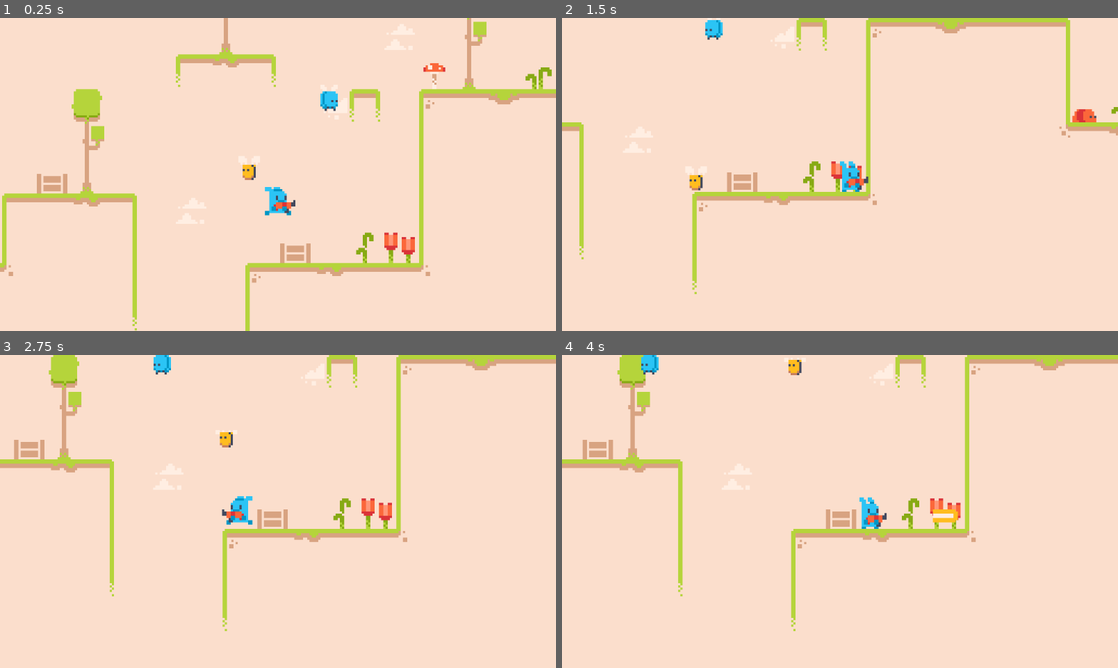
Above: before the commit, frames 1-4 (two rows, left to right).
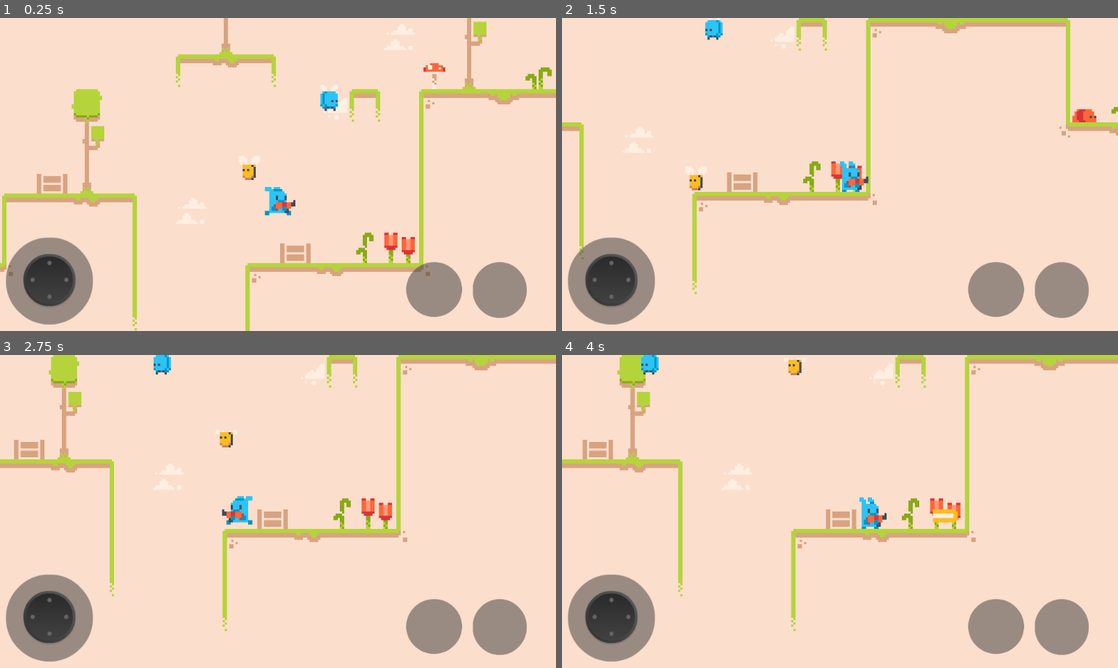
Above: after the commit, the same moments.

Repository: al-bezd/rabbit
Game: Godot game, scene res://Scenes/game.tscn
Two runs of this game, one before a commit and one after it. Both use one fixed random seed, a clock stepped at 60 frames per second and the inputs below.
Inputs (mouse positions are in pixels of both pictures, inside the frame that each line leads up to):
- Up to frame 1 (0.25 s): no input
- Up to frame 2 (1.5 s): tap Enter (ui_accept) at 0.5, 0.77 s; move the mouse to (962, 158) at 0.52 s; hold Right (ui_right) 0.53-1.25 s; click (962, 158) at 0.67 s; drag from (728, 190) to (1006, 180) at 1.27 s
- Up to frame 3 (2.75 s): move the mouse to (333, 442) at 2.02 s; hold Left (ui_left) from 2.03 s (still down); click (333, 442) at 2.17 s
- Up to frame 4 (4 s): release Left (ui_left) at 2.75 s; drag from (812, 574) to (673, 464) at 2.77 s; move the mouse to (1006, 558) at 3.52 s; hold Right (ui_right) from 3.53 s (still down); click (1006, 558) at 3.67 s; tap Enter (ui_accept) at 3.77 s

The runs differ from the first frame. In frame 1, 6.2% of the frame differs, in the area x 1-95%, y 70-98%; in frame 2, 6.2%; in frame 3, 6.2%; in frame 4, 6.2%.
Error before the commit: Invalid call. Nonexistent function 'get_global_rect' in base 'String'. (res://analog/analog.gd:48)

Commit message:
add control

Diff:
--- /dev/null
+++ b/Scenes/game.gd
@@ -0,0 +1,17 @@
+extends Node2D
+
+
+# Declare member variables here. Examples:
+# var a = 2
+# var b = "text"
+
+
+# Called when the node enters the scene tree for the first time.
+func _ready():
+	$Panel/ViewportContainer/Analog.connect("tap_up",$Player,"player_jump")
+	$Panel/ViewportContainer/Analog.connect("tap_shoot",$Player,"shoot")
+
+
+# Called every frame. 'delta' is the elapsed time since the previous frame.
+#func _process(delta):
+#	pass
--- a/Scenes/game.tscn
+++ b/Scenes/game.tscn
@@ -1,12 +1,22 @@
-[gd_scene load_steps=6 format=2]
+[gd_scene load_steps=11 format=2]
 
 [ext_resource path="res://player/Player.tscn" type="PackedScene" id=1]
+[ext_resource path="res://analog/Analog.tscn" type="PackedScene" id=2]
+[ext_resource path="res://analog/big_circle.png" type="Texture" id=3]
 [ext_resource path="res://Sprites/tilemap.tres" type="TileSet" id=4]
 [ext_resource path="res://enemys/fly/Fly.tscn" type="PackedScene" id=5]
 [ext_resource path="res://enemys/grub/Grub.tscn" type="PackedScene" id=6]
 [ext_resource path="res://enemys/bee/Bee.tscn" type="PackedScene" id=7]
+[ext_resource path="res://Scenes/game.gd" type="Script" id=8]
+
+[sub_resource type="CircleShape2D" id=1]
+radius = 50.0
+
+[sub_resource type="CircleShape2D" id=2]
+radius = 50.0
 
 [node name="Game" type="Node2D"]
+script = ExtResource( 8 )
 
 [node name="TileMap2" type="TileMap" parent="."]
 position = Vector2( 0, -1 )
@@ -43,3 +53,45 @@
 position = Vector2( 374.307, -4.68167 )
 
 [node name="Grub" parent="Level" instance=ExtResource( 6 )]
+
+[node name="Panel" type="CanvasLayer" parent="."]
+
+[node name="ViewportContainer" type="ViewportContainer" parent="Panel"]
+anchor_right = 0.132
+anchor_bottom = 0.126
+margin_right = 888.832
+margin_bottom = 503.424
+stretch = true
+__meta__ = {
+"_edit_use_anchors_": false
+}
+
+[node name="Analog" parent="Panel/ViewportContainer" instance=ExtResource( 2 )]
+position = Vector2( 91.0854, 483.793 )
+
+[node name="JumpButton" type="TouchScreenButton" parent="Panel/ViewportContainer"]
+position = Vector2( 870, 450 )
+shape = SubResource( 1 )
+__meta__ = {
+"_edit_group_": true
+}
+
+[node name="big_circle" type="Sprite" parent="Panel/ViewportContainer/JumpButton"]
+position = Vector2( 50.3152, 50.6715 )
+scale = Vector2( 0.62245, 0.640148 )
+texture = ExtResource( 3 )
+
+[node name="ShootButton" type="TouchScreenButton" parent="Panel/ViewportContainer"]
+position = Vector2( 750, 450 )
+shape = SubResource( 2 )
+__meta__ = {
+"_edit_group_": true
+}
+
+[node name="big_circle" type="Sprite" parent="Panel/ViewportContainer/ShootButton"]
+position = Vector2( 49.5534, 49.5534 )
+scale = Vector2( 0.640148, 0.628349 )
+texture = ExtResource( 3 )
+
+[connection signal="pressed" from="Panel/ViewportContainer/JumpButton" to="Panel/ViewportContainer/Analog" method="_on_TouchScreenButton_pressed"]
+[connection signal="pressed" from="Panel/ViewportContainer/ShootButton" to="Panel/ViewportContainer/Analog" method="_on_ShootButton_pressed"]
--- a/Scripts/player.gd
+++ b/Scripts/player.gd
@@ -40,7 +40,7 @@
 
 	# Out of bounds
 
-	if position.y > 200 or Input.is_action_just_pressed("reset"):
+	if position.y > 200:# or Input.is_action_just_pressed("reset"):
 		position = initialPosition
 
 	# Apply movement
@@ -63,6 +63,13 @@
 		dust.emitting = false
 
 # Player controls
+func player_jump():
+	if is_on_floor():
+		jump(1)
+		doubleJump = true
+	elif doubleJump:
+		jump(1)
+		doubleJump = false
 
 func applyControls():
 
@@ -79,16 +86,7 @@
 		sprite.flip_h = false
 
 	if Input.is_action_just_pressed("ui_up"):
-
-		if is_on_floor():
-
-			jump(1)
-			doubleJump = true
-
-		elif doubleJump:
-
-			jump(1)
-			doubleJump = false
+		player_jump()
 
 	if Input.is_action_just_pressed("ui_accept"):
 		shoot()
--- a/analog/analog.gd
+++ b/analog/analog.gd
@@ -14,7 +14,8 @@
 var ballPos = Vector2()
 var squaredHalfSizeLength = 0
 var currentPointerIDX = INACTIVE_IDX;
-
+signal tap_up
+signal tap_shoot
 
 func _ready():
 	if AnalogTapToShowContainer == "":
@@ -133,6 +134,8 @@
 	AnalogTapToShow = value
 
 func sendSignal2Listener():
+	print('currentForce {currentForce}'.format({'currentForce':currentForce}))
+	print('get_name {get_name}'.format({'get_name':self.get_name()}))
 	get_tree().call_group("JoyStick", "analog_signal_change", currentForce, self.get_name())
 	if mapAnalogToDpad:
 		map_analog_dpad()
@@ -142,3 +145,15 @@
 	Input.action_press("ui_right") if currentForce.x > 0.2 else Input.action_release("ui_right")
 	Input.action_press("ui_down") if currentForce.y < -0.2 else Input.action_release("ui_down")
 	Input.action_press("ui_up") if currentForce.y > 0.2 else Input.action_release("ui_up")
+
+
+func _on_TouchScreenButton_pressed():
+	emit_signal('tap_up')
+
+	#emit_signal("pressed_ui_up")
+	#get_tree().call_group("JoyStick", "analog_signal_change", Vector2(0, 1),'Analog')
+	#Input.action_press("ui_up") if currentForce.y > 0.2 else Input.action_release("ui_up")
+
+
+func _on_ShootButton_pressed():
+	emit_signal('tap_shoot')
--- a/player/Player.tscn
+++ b/player/Player.tscn
@@ -1,7 +1,6 @@
-[gd_scene load_steps=9 format=2]
+[gd_scene load_steps=8 format=2]
 
 [ext_resource path="res://Scripts/player.gd" type="Script" id=2]
-[ext_resource path="res://analog/Analog.tscn" type="PackedScene" id=3]
 [ext_resource path="res://Projectile/Projectile.tscn" type="PackedScene" id=4]
 [ext_resource path="res://Sprites/player.tres" type="SpriteFrames" id=5]
 
@@ -66,16 +65,3 @@
 limit_bottom = 120
 limit_smoothed = true
 smoothing_enabled = true
-
-[node name="ViewportContainer" type="ViewportContainer" parent="Camera"]
-margin_right = 127.0
-margin_bottom = 70.0
-__meta__ = {
-"_edit_use_anchors_": false
-}
-
-[node name="Analog" parent="Camera/ViewportContainer" instance=ExtResource( 3 )]
-position = Vector2( 102.783, 49.3891 )
-scale = Vector2( 0.2, 0.2 )
-AnalogTapToShow = true
-AnalogTapToShowContainer = "ViewportContainer"
--- a/project.godot
+++ b/project.godot
@@ -19,6 +19,10 @@
 window/size/height=576
 window/handheld/orientation="portrait"
 
+[input_devices]
+
+pointing/emulate_touch_from_mouse=true
+
 [physics]
 
 common/enable_pause_aware_picking=true
--- a/touchJoyPad.tscn
+++ b/touchJoyPad.tscn
@@ -1,8 +1,8 @@
 [gd_scene load_steps=4 format=2]
 
-[ext_resource path="res://plugins/touchJoyPad/dpad/DPad.tscn" type="PackedScene" id=1]
-[ext_resource path="res://plugins/touchJoyPad/analog/Analog.tscn" type="PackedScene" id=2]
-[ext_resource path="res://plugins/touchJoyPad/touchJoyPad.gd" type="Script" id=3]
+[ext_resource path="res://dpad/DPad.tscn" type="PackedScene" id=1]
+[ext_resource path="res://analog/Analog.tscn" type="PackedScene" id=2]
+[ext_resource path="res://touchJoyPad.gd" type="Script" id=3]
 
 [node name="GamePad" type="Node2D"]
 script = ExtResource( 3 )
